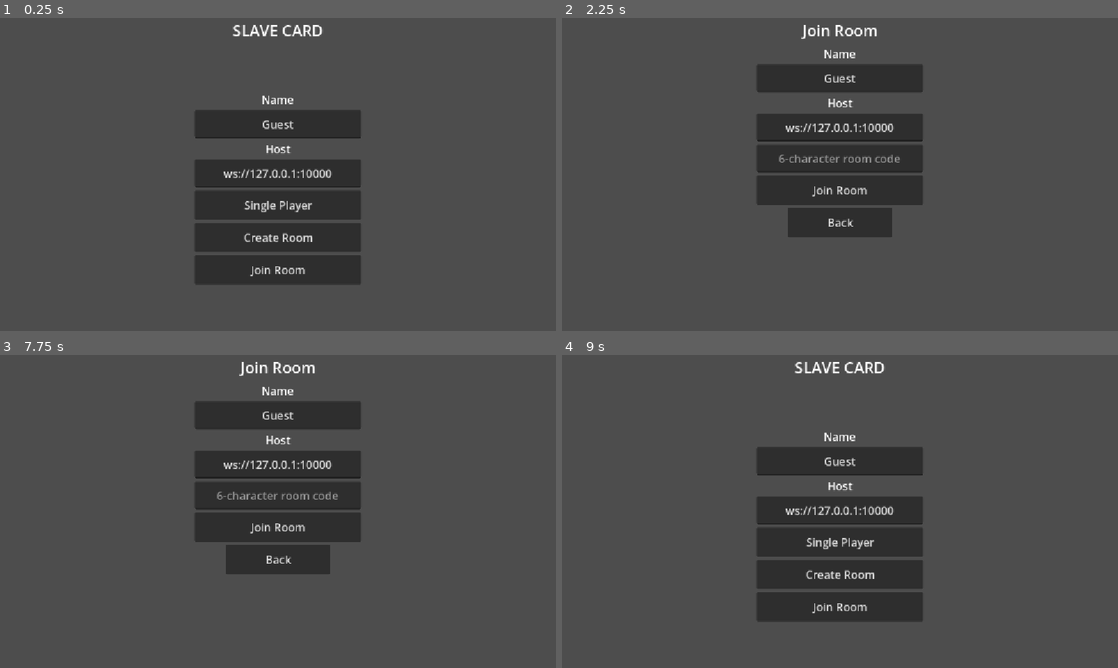
Above: before the commit, frames 1-4 (two rows, left to right).
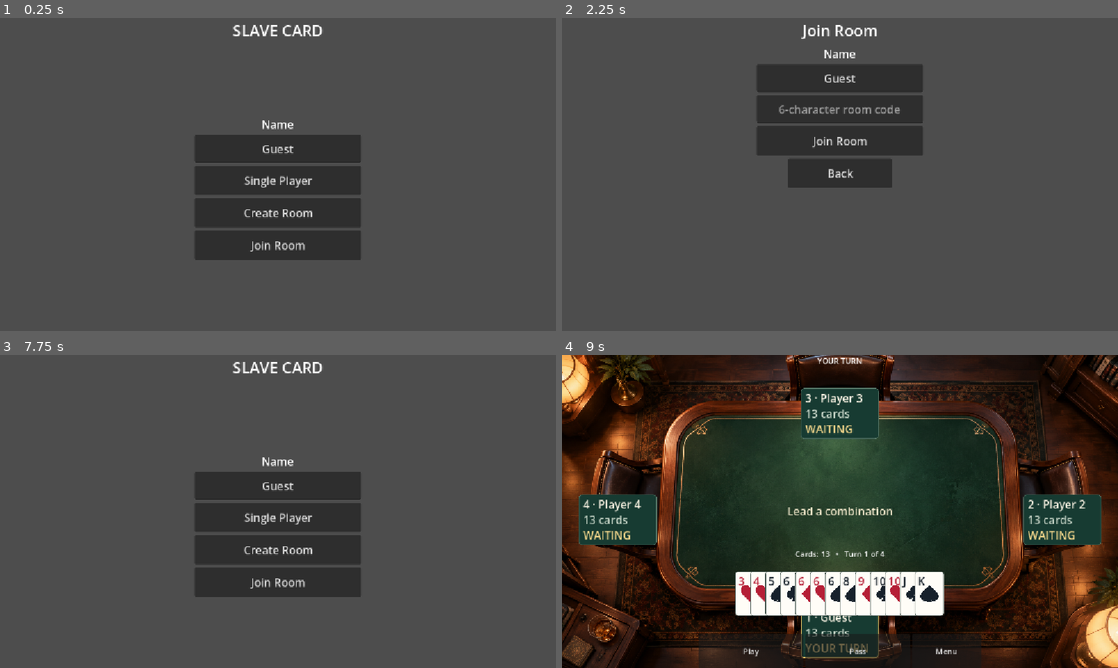
Above: after the commit, the same moments.

Repository: Bankydog/slave-card
Game: Godot game, scene res://scenes/main.tscn
Two runs of this game, one before a commit and one after it. Both use one fixed random seed, a clock stepped at 60 frames per second and the inputs below.
Inputs (mouse positions are in pixels of both pictures, inside the frame that each line leads up to):
- Up to frame 1 (0.25 s): no input
- Up to frame 2 (2.25 s): click "Create Room" at 0.5 s; click "Back" at 1.25 s; click "Join Room" at 2 s
- Up to frame 3 (7.75 s): tap Enter at 2.75, 4.25, 4.35 s; move the mouse to (400, 495) at 2.77 s; tap V at 2.85, 4.55, 6.05, 7.55 s; click (400, 495) at 2.92 s; tap Space at 3.5, 5 s; drag from (166, 527) to (250, 574) at 3.52 s; move the mouse to (333, 442) at 4.27 s; drag from (250, 574) to (111, 464) at 5.02 s; move the mouse to (444, 558) at 5.77 s; hold A 5.78-6.5 s; hold Ctrl 5.78-6.5 s; drag from (111, 464) to (194, 433) at 6.52 s; move the mouse to (305, 511) at 7.27 s; hold S from 7.28 s (still down); tap Z at 7.35 s; click (305, 511) at 7.42 s
- Up to frame 4 (9 s): release S at 8 s; click "Join Room" (after the commit: "Single Player") at 8 s; click (840, 549) at 8.75 s, where only the run after the commit has a clickable "Start Game"

The runs differ from the first frame. In frame 1, 9.4% of the frame differs, in the area x 35-65%, y 24-85%; in frame 2, 7.0%; in frame 3, 10%; in frame 4, 92%, in the area x 0-100%, y 0-100%.

Commit message:
Update multiplayer client UI

Diff:
--- a/scripts/ui/multiplayer_flow.gd
+++ b/scripts/ui/multiplayer_flow.gd
@@ -14,9 +14,10 @@
 var page := "main"
 var guest_name := "Guest"
 const PROFILE_PATH := "user://player_settings.cfg"
-const DEFAULT_SERVER_URL := "ws://127.0.0.1:10000"
+const DESKTOP_SERVER_URL := "ws://127.0.0.1:10000"
+const WEB_SERVER_URL := "wss://slave-card-server.onrender.com"
 const SERVER_URL_CONFIG_PATH := "res://config/server_url.cfg"
-var server_url := DEFAULT_SERVER_URL
+var server_url := DESKTOP_SERVER_URL
 var room_code := ""
 var room_max_players := 8
 var room_players: Array = []
@@ -56,11 +57,13 @@
 	var profile := ConfigFile.new()
 	if profile.load(PROFILE_PATH) == OK:
 		guest_name = str(profile.get_value("profile", "display_name", "Guest"))
-	var server_config := ConfigFile.new()
-	if server_config.load(SERVER_URL_CONFIG_PATH) == OK:
-		var configured_url := str(server_config.get_value("network", "server_url", DEFAULT_SERVER_URL)).strip_edges()
-		if not configured_url.is_empty():
-			server_url = configured_url
+	server_url = WEB_SERVER_URL if OS.has_feature("web") else DESKTOP_SERVER_URL
+	if not OS.has_feature("web"):
+		var server_config := ConfigFile.new()
+		if server_config.load(SERVER_URL_CONFIG_PATH) == OK:
+			var configured_url := str(server_config.get_value("network", "server_url", DESKTOP_SERVER_URL)).strip_edges()
+			if not configured_url.is_empty():
+				server_url = configured_url
 	_show_main_menu()
 
 func _clear_screen() -> void:
@@ -78,11 +81,30 @@
 func _is_compact_view() -> bool:
 	return DisplayServer.window_get_size().y < 500
 
+func _update_lobby_grid_columns(grid: GridContainer) -> void:
+	if not is_instance_valid(grid):
+		return
+	var width := get_viewport_rect().size.x
+	if width >= 1100.0:
+		grid.columns = 4
+	elif width >= 700.0 and not _is_compact_view():
+		grid.columns = 3
+	else:
+		grid.columns = 2
+
 func _set_guest_name(value: String) -> void:
 	guest_name = value
 	var profile := ConfigFile.new()
 	profile.set_value("profile", "display_name", value)
 	profile.save(PROFILE_PATH)
+
+func _set_room_code(value: String) -> void:
+	var normalized := value.strip_edges().to_upper()
+	room_code = normalized
+	if is_instance_valid(room_code_input) and room_code_input.text != normalized:
+		var caret_column := room_code_input.caret_column
+		room_code_input.text = normalized
+		room_code_input.caret_column = mini(caret_column, normalized.length())
 
 func get_display_name() -> String:
 	return _effective_guest_name()
@@ -111,8 +133,28 @@
 	edit.custom_minimum_size = Vector2(240, 40 if _is_compact_view() else 48) * _display_scale()
 	edit.add_theme_font_size_override("font_size", maxi(16, roundi(16.0 * _display_scale())))
 	edit.text_changed.connect(changed)
+	edit.gui_input.connect(_on_line_edit_gui_input.bind(edit))
 	parent.add_child(edit)
 	return edit
+
+func _on_line_edit_gui_input(event: InputEvent, edit: LineEdit) -> void:
+	if not OS.has_feature("web") or not event is InputEventKey:
+		return
+	var key_event := event as InputEventKey
+	if not key_event.pressed or key_event.echo or key_event.keycode != KEY_V:
+		return
+	if not key_event.ctrl_pressed and not key_event.meta_pressed:
+		return
+	# Let LineEdit/browser handling run first. If it did not insert anything, use
+	# Godot's clipboard bridge while this specific LineEdit still has focus.
+	call_deferred("_paste_clipboard_fallback", edit, edit.text)
+
+func _paste_clipboard_fallback(edit: LineEdit, original_text: String) -> void:
+	if not is_instance_valid(edit) or not edit.has_focus() or edit.text != original_text:
+		return
+	var clipboard_text := DisplayServer.clipboard_get()
+	if not clipboard_text.is_empty():
+		edit.insert_text_at_caret(clipboard_text)
 
 func _labeled_line_edit(parent: Control, label_text: String, value: String, hint: String, changed: Callable) -> LineEdit:
 	var label := Label.new()
@@ -154,7 +196,6 @@
 	spacer.size_flags_vertical = Control.SIZE_EXPAND_FILL
 	root.add_child(spacer)
 	_labeled_line_edit(root, "Name", guest_name, "Guest name", _set_guest_name)
-	_labeled_line_edit(root, "Host", server_url, DEFAULT_SERVER_URL, func(value: String): server_url = value)
 	_action_button(root, "Single Player", func(): single_player_requested.emit())
 	_action_button(root, "Create Room", _show_create_room)
 	_action_button(root, "Join Room", _show_join_room)
@@ -168,11 +209,6 @@
 	page = "create"
 	status_text = ""
 	var root := _root_box("Create Room")
-	var address := Label.new()
-	address.text = "Server: %s" % server_url
-	address.horizontal_alignment = HORIZONTAL_ALIGNMENT_CENTER
-	address.autowrap_mode = TextServer.AUTOWRAP_WORD_SMART
-	root.add_child(address)
 	var row := HBoxContainer.new()
 	row.alignment = BoxContainer.ALIGNMENT_CENTER
 	root.add_child(row)
@@ -202,8 +238,7 @@
 	status_text = ""
 	var root := _root_box("Join Room")
 	_labeled_line_edit(root, "Name", guest_name, "Guest name", _set_guest_name)
-	_labeled_line_edit(root, "Host", server_url, DEFAULT_SERVER_URL, func(value: String): server_url = value)
-	room_code_input = _line_edit(root, room_code, "6-character room code", func(value: String): room_code = value.strip_edges().to_upper())
+	room_code_input = _line_edit(root, room_code, "6-character room code", _set_room_code)
 	_action_button(root, "Join Room", func(): _send_request(Protocol.JOIN_ROOM, {"name": _effective_guest_name(), "room_code": room_code.to_upper()}))
 	_action_button(root, "Back", _show_main_menu, 150)
 	_status(root)
@@ -221,19 +256,33 @@
 	count_label.text = "%d / %d connected" % [room_players.size(), room_max_players]
 	count_label.horizontal_alignment = HORIZONTAL_ALIGNMENT_CENTER
 	root.add_child(count_label)
-	var list := VBoxContainer.new()
-	list.size_flags_vertical = Control.SIZE_EXPAND_FILL
 	var scroll := ScrollContainer.new()
 	scroll.custom_minimum_size.y = 80 if _is_compact_view() else 220
 	scroll.size_flags_vertical = Control.SIZE_EXPAND_FILL
-	scroll.add_child(list)
+	scroll.size_flags_horizontal = Control.SIZE_EXPAND_FILL
+	var centered := CenterContainer.new()
+	centered.size_flags_horizontal = Control.SIZE_EXPAND_FILL
+	centered.size_flags_vertical = Control.SIZE_EXPAND_FILL
+	scroll.add_child(centered)
+	var grid := GridContainer.new()
+	grid.name = "LobbyPlayerGrid"
+	grid.add_theme_constant_override("h_separation", roundi(12.0 * _display_scale()))
+	grid.add_theme_constant_override("v_separation", roundi(10.0 * _display_scale()))
+	centered.add_child(grid)
 	root.add_child(scroll)
+	_update_lobby_grid_columns(grid)
+	scroll.resized.connect(_update_lobby_grid_columns.bind(grid))
 	for player in room_players:
+		var card := PanelContainer.new()
+		card.custom_minimum_size = Vector2(220.0, 54.0) * _display_scale()
 		var line := Label.new()
 		var badge := "Host" if bool(player.get("is_host", false)) else ("Bot" if bool(player.get("is_bot", false)) else "Guest")
 		line.text = "%s  ·  %s" % [str(player.get("name", "Guest")), badge]
 		line.horizontal_alignment = HORIZONTAL_ALIGNMENT_CENTER
-		list.add_child(line)
+		line.vertical_alignment = VERTICAL_ALIGNMENT_CENTER
+		line.add_theme_font_size_override("font_size", maxi(16, roundi(18.0 * _display_scale())))
+		card.add_child(line)
+		grid.add_child(card)
 	if is_host:
 		var fill_bots := CheckBox.new()
 		fill_bots.text = "Fill empty seats with bots"
Not shown, changed: DEPLOYMENT.md
Not shown, changed: web-build/index.html
Not shown, changed: web-build/index.pck
